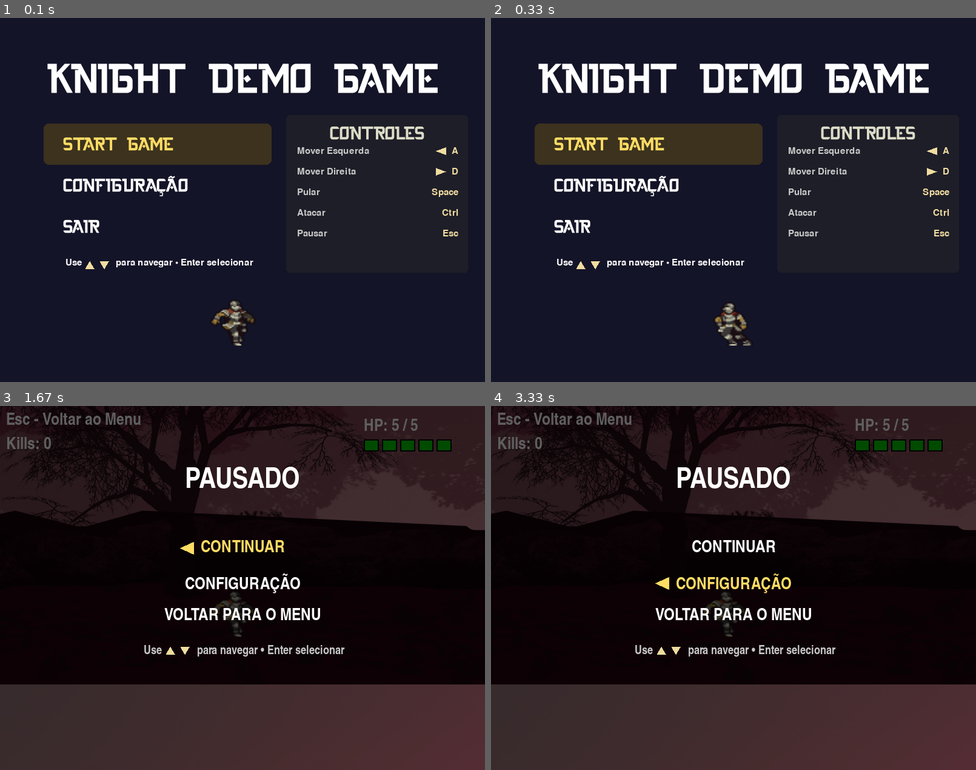
Above: before the commit, frames 1-4 (two rows, left to right).
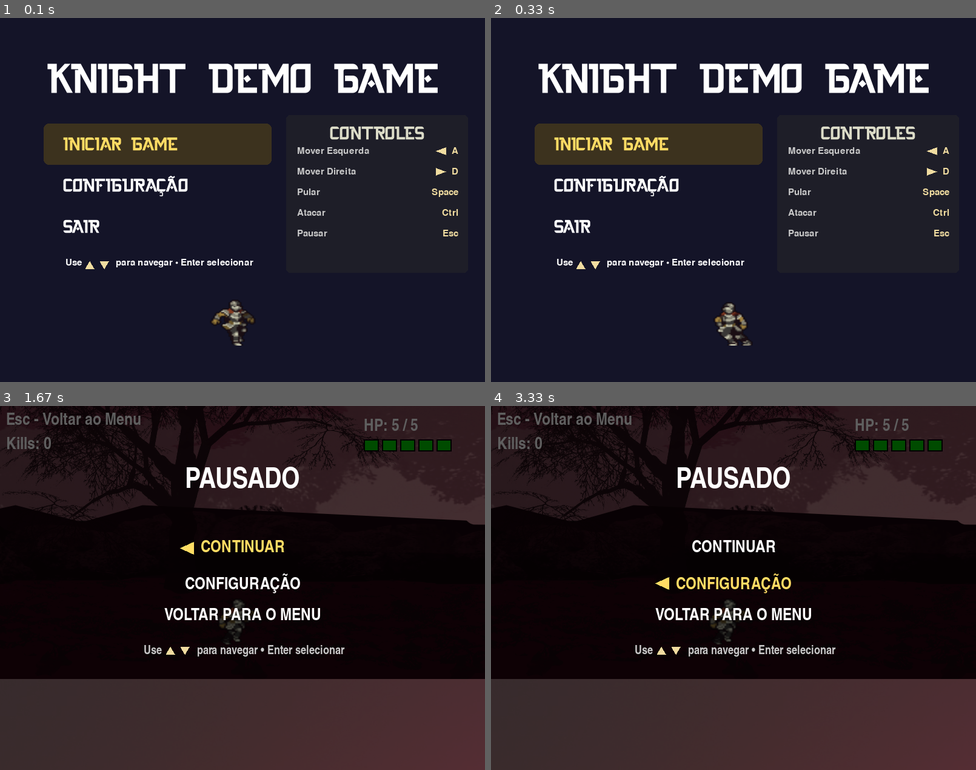
Above: after the commit, the same moments.

Repository: juniodevs/PyGameProject
Game: pygame game, started from src/main.py
The game is run twice, just before and just after one commit, with the same random seed, the same clock (stepped at 60 frames per second) and the same inputs.
Inputs:
- Up to frame 1 (0.1 s): no input
- Up to frame 2 (0.33 s): no input
- Up to frame 3 (1.67 s): tap Enter at 0.33 s; hold Up 0.67-1.13 s; hold Esc 1.17-1.63 s; hold Right 1.17-1.63 s
- Up to frame 4 (3.33 s): hold Down 1.67-1.97 s; tap Enter at 2, 2.33 s; hold Up 2.67-3.03 s; hold Down from 3.07 s (still down)

The runs differ from the first frame. In frame 1, 0.5% of the frame differs, in the area x 13-37%, y 32-37%; in frame 2, 0.5%; in frame 3, 5.1%, in the area x 0-100%, y 0-77%; in frame 4, 5.1%.

Commit message:
Refactor scene transitions and update main menu options for improved user experience

Diff:
--- a/src/game/app.py
+++ b/src/game/app.py
@@ -1,6 +1,5 @@
 import pygame
 from .utils.audio import AudioManager
-
 
 class GameApp:
     def __init__(self):
@@ -10,11 +9,11 @@
         from .settings import SCREEN_WIDTH, SCREEN_HEIGHT, FPS
 
         pygame.init()
-        # Initialize audio manager before creating scenes so scenes can play music immediately
+
         try:
             self.audio = AudioManager()
         except Exception:
-            # If audio initialization fails for any reason, provide a fallback object with same API
+
             class _NullAudio:
                 def play_sound(self, *a, **k):
                     return None
@@ -31,7 +30,7 @@
                 def preload_folder(self, *a, **k):
                     return 0
             self.audio = _NullAudio()
-        # Load persisted config (music/sfx volumes) if available and apply to audio manager
+
         try:
             from .utils.config import load_config
             cfg = load_config()
@@ -43,18 +42,18 @@
                 pass
         except Exception:
             pass
-        # actual display surface
+
         self.display = pygame.display.set_mode((SCREEN_WIDTH, SCREEN_HEIGHT))
         pygame.display.set_caption("Pygame Game")
-        # backbuffer where scenes render (so we can scale/zoom before presenting)
+
         self.screen = pygame.Surface((SCREEN_WIDTH, SCREEN_HEIGHT))
         self.clock = pygame.time.Clock()
         self.running = True
         self.FPS = FPS
-        # Time scale for slow-motion effects (1.0 = normal speed)
+
         self.time_scale = 1.0
         self.slow_motion_end = 0
-        # Zoom state (for brief impact zooms)
+
         self._zoom_start = 0
         self._zoom_duration = 0
         self._zoom_mag = 1.0
@@ -65,16 +64,13 @@
             self.handle_events()
             self.current_scene.update()
 
-            # Render the scene into the backbuffer
             self.current_scene.render(self.screen)
 
-            # Update slow-motion timer
             now = pygame.time.get_ticks()
             if self.slow_motion_end and now >= self.slow_motion_end:
                 self.time_scale = 1.0
                 self.slow_motion_end = 0
 
-            # Compute zoom (go-and-back curve)
             zoom = 1.0
             if self._zoom_start and now < self._zoom_start + self._zoom_duration:
                 t = now - self._zoom_start
@@ -90,7 +86,6 @@
                     self._zoom_duration = 0
                     self._zoom_mag = 1.0
 
-            # Apply zoom by scaling the backbuffer to the display surface
             sw, sh = self.screen.get_size()
             if abs(zoom - 1.0) > 0.0001:
                 scaled_w = max(1, int(sw * zoom))
@@ -117,13 +112,27 @@
             self.current_scene.handle_event(event)
 
     def change_scene(self, scene):
-        # scene should be a class (callable) that accepts the app instance
+
         self.current_scene = scene(self)
 
     def go_to_menu(self):
         """Convenience method for scenes to return to main menu without importing it."""
-        from .scenes.main_menu import MainMenu
-        self.current_scene = MainMenu(self)
+        try:
+            from .scenes.main_menu import MainMenu
+            from .scenes.load_screen import LoadScreen
+            prev = None
+            try:
+                prev = self.screen.copy()
+            except Exception:
+                prev = None
+            # pass previous screen so LoadScreen can animate a melt/datamosh
+            self.change_scene(lambda app, p=prev: LoadScreen(app, target=MainMenu, message='VOLTANDO AO MENU...', duration_ms=600, prev_surface=p))
+        except Exception:
+            try:
+                from .scenes.main_menu import MainMenu
+                self.current_scene = MainMenu(self)
+            except Exception:
+                pass
 
     def trigger_slow_motion(self, duration_ms=200, scale=0.3):
         """Activate a brief slow-motion effect.
@@ -136,7 +145,12 @@
         self.slow_motion_end = pygame.time.get_ticks() + int(duration_ms)
 
     def trigger_zoom(self, duration_ms=220, magnitude=1.08):
-        """Trigger a brief zoom-in then back effect."""
+        """Trigger a brief zoom-in then back effect.
+
+        Args:
+            duration_ms: Duration in milliseconds
+            magnitude: Zoom magnitude (>= 1.0)
+        """
         self._zoom_start = pygame.time.get_ticks()
         self._zoom_duration = int(duration_ms)
         self._zoom_mag = max(1.0, float(magnitude))
--- a/src/game/scenes/gameplay.py
+++ b/src/game/scenes/gameplay.py
@@ -28,11 +28,8 @@
 
         self.kill_count = 0
 
-        # active transient visual effects (Hitspark instances)
         self.effects = []
 
-        # Health pickup state: only one exists at a time. When collected, schedule respawn
-        # next_health_spawn_time is in milliseconds since pygame start (0 = not scheduled)
         self.health_pickup = None
         self.next_health_spawn_time = 0
 
@@ -41,20 +38,33 @@
         self.background = ParallaxBackground(self.screen_width, self.screen_height, self.world_width, self.ground_y)
 
         try:
-            self.app.audio.stop_music(fade_ms=600)
+            prev_scene = getattr(self.app, 'current_scene', None)
+            if not isinstance(prev_scene, Gameplay):
+                try:
+                    self.app.audio.stop_music(fade_ms=600)
+                except Exception:
+                    pass
+                try:
+                    self.app.audio.start_battle_music(('battlemusic1','battlemusic2') , crossfade_s=3.0)
+                except Exception:
+                    pass
         except Exception:
-            pass
-        try:
-            self.app.audio.start_battle_music(('battlemusic1','battlemusic2') , crossfade_s=3.0)
-        except Exception:
-            pass
+
+            try:
+                self.app.audio.stop_music(fade_ms=600)
+            except Exception:
+                pass
+            try:
+                self.app.audio.start_battle_music(('battlemusic1','battlemusic2') , crossfade_s=3.0)
+            except Exception:
+                pass
 
         self.font = self._choose_game_font(28)
 
         self.is_dead = False
         self.death_time = 0
         self.death_countdown = 5
-        # death menu (appear after death animation / short delay)
+
         self.death_menu_active = False
         self.death_menu_options = ['REINICIAR FASE', 'VOLTAR AO MENU']
         self.death_menu_index = 0
@@ -106,7 +116,7 @@
                 except Exception:
                     pass
                 self.config_overlay = None
-        # If player is dead and death menu is active, intercept input for choice selection
+
         if self.is_dead and self.death_menu_active:
             if event.type == pygame.KEYDOWN:
                 if event.key in (pygame.K_UP, pygame.K_w):
@@ -118,9 +128,9 @@
                 elif event.key in (pygame.K_RETURN, pygame.K_KP_ENTER):
                     choice = self.death_menu_options[self.death_menu_index]
                     if choice == 'REINICIAR FASE':
-                        # restart by reloading this scene
+
                         try:
-                            # restore audio settings from config before restarting
+
                             try:
                                 from ..utils.config import load_config
                                 cfg = load_config()
@@ -134,7 +144,7 @@
                                 pass
                             self.app.change_scene(self.__class__)
                         except Exception:
-                            # fallback: go to menu if restart fails
+
                             try:
                                 from ..utils.config import load_config
                                 cfg = load_config()
@@ -148,7 +158,7 @@
                                 pass
                             self.app.go_to_menu()
                     else:
-                        # restore audio before returning to menu
+
                         try:
                             from ..utils.config import load_config
                             cfg = load_config()
@@ -163,10 +173,10 @@
                         self.app.go_to_menu()
                     return
                 elif event.key == pygame.K_ESCAPE:
-                    # treat as go to menu
+
                     self.app.go_to_menu()
                     return
-            # also allow mouse click on options
+
             if event.type == pygame.MOUSEBUTTONDOWN and event.button == 1:
                 mx, my = event.pos
                 try:
@@ -253,13 +263,11 @@
 
     def update(self):
 
-        # don't update game logic while paused or config overlay
         if self.paused or self.config_overlay:
             return
 
         now = pygame.time.get_ticks()
 
-        # If player is not dead, run normal update loop
         if not self.is_dead:
             keys = pygame.key.get_pressed()
             self.player.handle_input(keys)
@@ -279,33 +287,30 @@
 
             self.enemies = [e for e in self.enemies if not (e.current_hp <= 0 and now - e.death_time > 1000)]
 
-            # Health spawn / respawn handling (single pickup)
             if self.health_pickup is None:
-                # if no pickup exists and no spawn pending, spawn immediately
+
                 if self.next_health_spawn_time == 0:
                     self._spawn_health()
                 else:
-                    # if spawn time reached, spawn the pickup
+
                     if now >= self.next_health_spawn_time:
                         self._spawn_health()
             else:
-                # allow the pickup to perform any per-frame logic if needed
+
                 try:
                     self.health_pickup.update()
                 except Exception:
                     pass
 
-            # Check for player collecting the health pickup
             self._check_health_collision()
 
-            # update transient effects
             try:
                 for eff in self.effects:
                     try:
                         eff.update()
                     except Exception:
                         pass
-                # remove finished effects
+
                 self.effects = [e for e in self.effects if not getattr(e, 'finished', False)]
             except Exception:
                 pass
@@ -313,21 +318,20 @@
             if self.player.current_hp <= 0 and not self.is_dead:
                 self.is_dead = True
                 self.death_time = now
-                # mute sfx immediately because player is dead (avoid attack/hit sounds after death)
-                try:
-                    # try to set sfx volume to 0; config will be restored when restarting/going to menu
+
+                try:
+
                     self.app.audio.set_sfx_volume(0)
                 except Exception:
                     pass
 
         else:
-            # Player is dead — wait a small delay for death animation, then show death menu
+
             elapsed_ms = now - self.death_time
             if not self.death_menu_active and elapsed_ms >= self.death_menu_delay_ms:
                 self.death_menu_active = True
                 self.death_menu_index = 0
 
-        # keep camera centered on player even after death
         try:
             self.camera.update(self.player.rect)
         except Exception:
@@ -348,7 +352,6 @@
 
                 self._draw_enemy_hp(screen, enemy, enemy_screen_rect)
 
-        # Draw health pickup (if present)
         if getattr(self, 'health_pickup', None):
             try:
                 hp_screen_rect = self.camera.apply(self.health_pickup.rect)
@@ -362,7 +365,6 @@
         if player_screen_rect.right > 0 and player_screen_rect.left < self.screen_width:
             self.player.draw_at(screen, player_screen_rect.topleft)
 
-        # draw transient effects (on top of entities)
         try:
             for eff in self.effects:
                 try:
@@ -489,7 +491,7 @@
 
     def _draw_death_countdown(self, screen):
         """Draw death screen with countdown to return to menu."""
-        # Minimal overlay when dead before the death menu appears (no countdown text)
+
         overlay = pygame.Surface((self.screen_width, self.screen_height), pygame.SRCALPHA)
         overlay.fill((0, 0, 0, 180))
         screen.blit(overlay, (0, 0))
@@ -518,7 +520,6 @@
             txt_x = w // 2 - txt.get_width() // 2
             txt_y = base_y + i * 56
 
-            # button background for clarity
             rect = pygame.Rect(txt_x - 12, txt_y - 6, txt.get_width() + 24, txt.get_height() + 12)
             pygame.draw.rect(screen, (40, 40, 40), rect, border_radius=6)
             if is_sel:
@@ -598,7 +599,7 @@
                     )
                 except Exception:
                     pass
-                # spawn hitspark on enemy at the collision point
+
                 try:
                     try:
                         hit_x, hit_y = enemy.get_hitbox().center
@@ -673,7 +674,6 @@
                 except Exception:
                     pass
 
-                # spawn hitspark on player at the collision point
                 try:
                     try:
                         px, py = player_hitbox.center
@@ -740,7 +740,6 @@
         new_enemy = Enemy(spawn_x, spawn_y)
         self.enemies.append(new_enemy)
 
-
     def _spawn_health(self):
         """Spawn a health pickup somewhere on the map, ensuring it's a reasonable distance from the player.
 
@@ -752,28 +751,24 @@
         attempts = 0
         while True:
             spawn_x = random.randint(100, self.world_width - 100)
-            # ensure not too close to player
+
             if abs(spawn_x - self.player.rect.centerx) > min_spawn_dist:
                 break
             attempts += 1
             if attempts > 30:
-                # give up and use whatever we have
+
                 break
 
-        # place the pickup slightly above the ground so its hitbox overlaps the player's hitbox
-        # when the player is standing on the ground. The health image still appears near the ground.
         spawn_y = self.ground_y - 48 - 12
         try:
             self.health_pickup = Health(spawn_x, spawn_y)
         except Exception:
-            # robust fallback: create a very simple rect-based placeholder
+
             import pygame
             h = Health(spawn_x, spawn_y)
             self.health_pickup = h
 
-        # clear any scheduled spawn time since we've spawned it
         self.next_health_spawn_time = 0
-
 
     def _check_health_collision(self):
         """Check whether the player collected the health pickup. If so, heal and schedule respawn in 30s."""
@@ -784,15 +779,14 @@
             player_hb = self.player.get_hitbox()
             health_hb = self.health_pickup.get_hitbox()
             if player_hb.colliderect(health_hb):
-                # Only collect if player is not at full HP. If at max HP, do nothing
-                # so the pickup remains in the world and the player can pass over it.
+
                 if self.player.current_hp < self.player.max_hp:
                     old_hp = self.player.current_hp
                     self.player.current_hp = min(self.player.max_hp, self.player.current_hp + 1)
-                    # remove pickup and schedule next spawn in 30s
+
                     self.health_pickup = None
                     self.next_health_spawn_time = pygame.time.get_ticks() + 30000
-                    # play pickup sfx if available
+
                     try:
                         self.app.audio.play_sound_effect('heal')
                     except Exception:
--- /dev/null
+++ b/src/game/scenes/load_screen.py
@@ -0,0 +1,114 @@
+import pygame
+import time
+import math
+import random
+
+class LoadScreen:
+    def __init__(self, app, target, message='CARREGANDO...', duration_ms=800, prev_surface=None):
+        self.app = app
+        self.screen = app.screen
+        self.target = target
+        self.message = message
+        self.duration_ms = int(duration_ms)
+        self.prev_surface = prev_surface
+
+        self.start = pygame.time.get_ticks()
+        self.done = False
+
+        self.min_visible_ms = 300
+
+        self._bands = 48
+        self._rand = [1.0 + (random.uniform(-0.35, 0.35)) for _ in range(self._bands)]
+        self._max_offset = None
+
+    def handle_event(self, event):
+        if event.type == pygame.QUIT:
+            self.app.running = False
+
+    def update(self):
+        now = pygame.time.get_ticks()
+        elapsed = now - self.start
+        if elapsed >= max(self.duration_ms, self.min_visible_ms):
+
+            try:
+
+                if callable(self.target) and getattr(self.target, '__name__', '').startswith('<lambda'):
+
+                    new_scene = self.target(self.app)
+                    self.app.current_scene = new_scene
+                else:
+                    self.app.change_scene(self.target)
+            except Exception:
+                try:
+                    self.app.change_scene(self.target)
+                except Exception:
+                    pass
+            self.done = True
+
+    def render(self, screen):
+        sw, sh = screen.get_size()
+
+        if self.prev_surface is not None:
+            try:
+                prev = self.prev_surface
+                if prev.get_size() != (sw, sh):
+                    prev = pygame.transform.smoothscale(prev, (sw, sh))
+
+                if self._max_offset is None:
+                    self._max_offset = int(sh * 0.45)
+
+                now = pygame.time.get_ticks()
+                elapsed = now - self.start
+                t = min(1.0, float(elapsed) / max(1, self.duration_ms))
+
+                band_h = max(1, sh // self._bands)
+
+                for i in range(self._bands):
+                    y = i * band_h
+                    h = band_h
+                    if y + h > sh:
+                        h = sh - y
+                    if h <= 0:
+                        continue
+
+                    band_start = float(i) / max(1, self._bands) * 0.9
+                    local_t = max(0.0, (t - band_start) / (1.0 - band_start)) if t > band_start else 0.0
+
+                    ease = 1.0 - pow(1.0 - local_t, 3)
+
+                    offset = int(ease * self._max_offset * self._rand[i])
+
+                    try:
+                        src_rect = pygame.Rect(0, y, sw, h)
+                        band_surf = prev.subsurface(src_rect).copy()
+                        screen.blit(band_surf, (0, y + offset))
+                    except Exception:
+
+                        screen.blit(prev, (0, 0))
+                        break
+
+                overlay = pygame.Surface((sw, sh), pygame.SRCALPHA)
+                overlay.fill((8, 8, 12, int(180 * t)))
+                screen.blit(overlay, (0, 0))
+            except Exception:
+                screen.fill((8, 8, 12))
+        else:
+            screen.fill((8, 8, 12))
+
+        try:
+            font = pygame.font.SysFont(None, 40)
+        except Exception:
+            font = pygame.font.SysFont(None, 28)
+
+        msg = font.render(self.message, True, (255, 255, 255))
+        screen.blit(msg, (sw // 2 - msg.get_width() // 2, sh // 2 - 30))
+
+        now = pygame.time.get_ticks()
+        elapsed = now - self.start
+        t_bar = min(1.0, float(elapsed) / max(1, self.duration_ms))
+        bar_w = sw // 3
+        bar_h = 18
+        bx = sw // 2 - bar_w // 2
+        by = sh // 2 + 8
+        pygame.draw.rect(screen, (60, 60, 60), (bx, by, bar_w, bar_h), border_radius=6)
+        pygame.draw.rect(screen, (180, 160, 60), (bx + 2, by + 2, int((bar_w - 4) * t_bar), bar_h - 4), border_radius=6)
--- a/src/game/scenes/main_menu.py
+++ b/src/game/scenes/main_menu.py
@@ -31,7 +31,7 @@
             self.font_controls = self.font
         self.title_text = 'KNIGHT DEMO GAME'
 
-        self.options = ['START GAME', 'CONFIGURAÇÃO', 'SAIR']
+        self.options = ['INICIAR GAME', 'CONFIGURAÇÃO', 'SAIR']
         self.selected = 0
 
         sw, sh = self.screen.get_size()
@@ -68,10 +68,29 @@
             self.app.audio.play_sound('select')
         except Exception:
             pass
-        import importlib
-        mod = importlib.import_module('game.scenes.gameplay')
-        Gameplay = getattr(mod, 'Gameplay')
-        self.app.change_scene(Gameplay)
+
+        try:
+            import importlib
+            mod = importlib.import_module('game.scenes.gameplay')
+            Gameplay = getattr(mod, 'Gameplay')
+
+            try:
+                from .load_screen import LoadScreen
+                prev = None
+                try:
+                    prev = self.screen.copy()
+                except Exception:
+                    prev = None
+                self.app.change_scene(lambda app, p=prev: LoadScreen(app, target=Gameplay, message='CARREGANDO JOGO...', duration_ms=700, prev_surface=p))
+                return
+            except Exception:
+                self.app.change_scene(Gameplay)
+                return
+        except Exception:
+            try:
+                self.app.change_scene('game.scenes.gameplay')
+            except Exception:
+                pass
 
     def handle_event(self, event):
         if self.config_overlay:
@@ -86,13 +105,11 @@
                 self.selected = (self.selected + 1) % len(self.options)
             elif event.key in (pygame.K_RETURN, pygame.K_KP_ENTER):
                 choice = self.options[self.selected]
-                if choice == 'START GAME':
+                if choice == 'INICIAR GAME':
                     self._start_game()
                 elif choice == 'CONFIGURAÇÃO':
-
                     self.config_overlay = ConfigMenu(self.app, on_done=self._close_config)
                 elif choice == 'SAIR':
-
                     try:
                         self.app.audio.play_sound('select')
                     except Exception:
@@ -105,7 +122,6 @@
         self.config_overlay = None
 
     def update(self):
-
         now = pygame.time.get_ticks()
         if now >= self._dir_change_time:
             self._auto_dir *= -1
